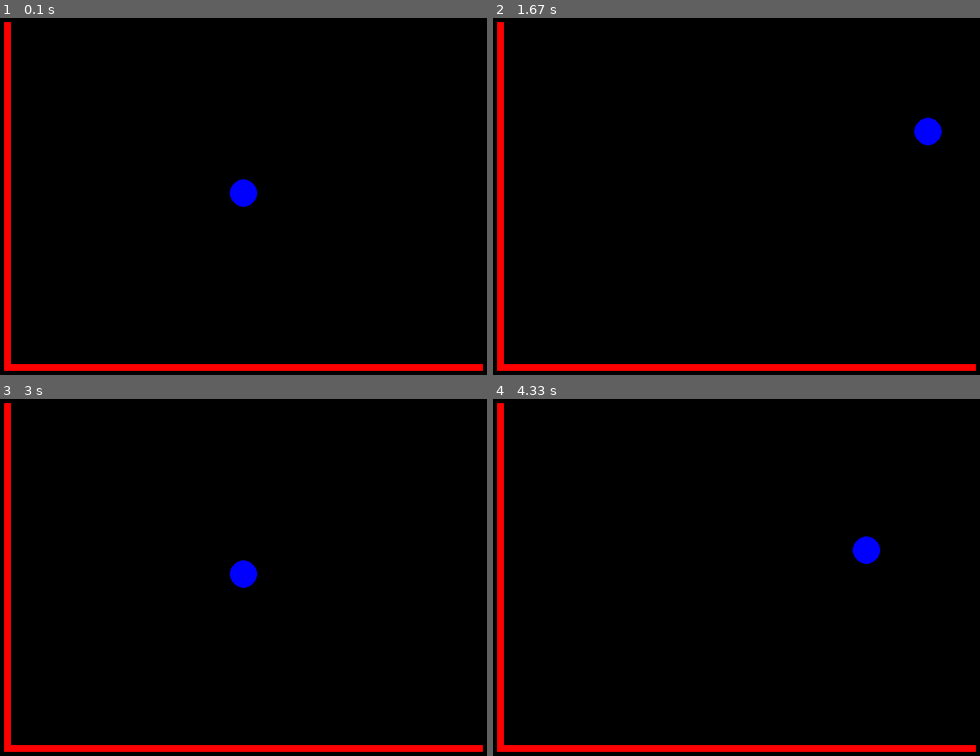
Above: before the commit, frames 1-4 (two rows, left to right).
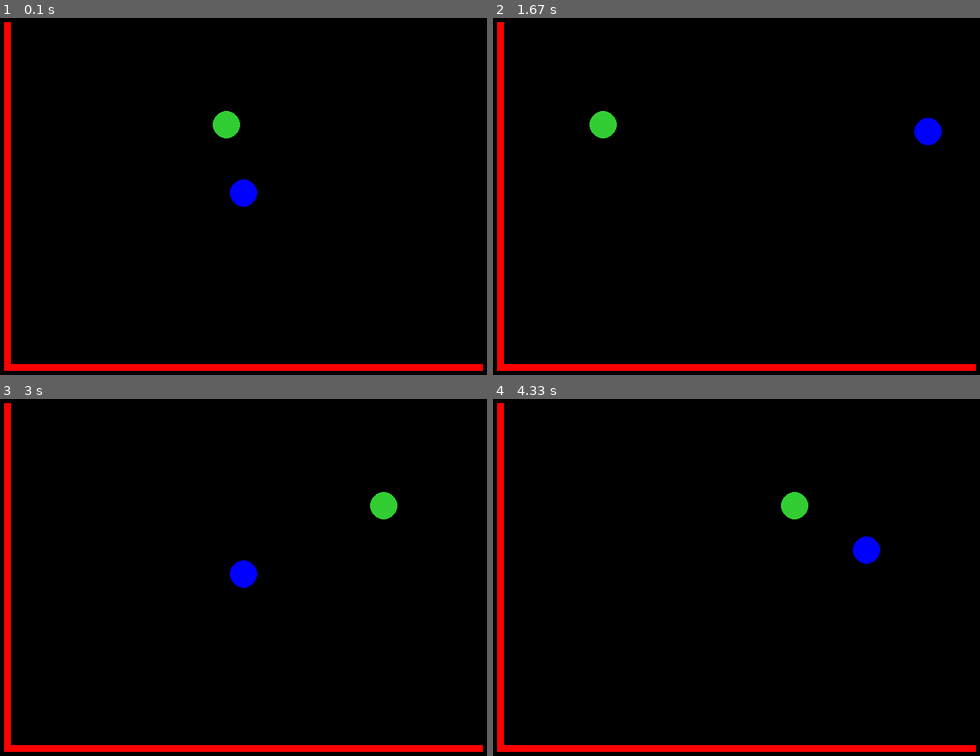
Above: after the commit, the same moments.

Repository: zhoubw/hackers-and-slashers
Game: pygame game, started from new_demo.py
Two runs of this game, one before a commit and one after it. Both use one fixed random seed, a clock stepped at 60 frames per second and the inputs below. The source is Python 2; it was converted automatically to run under Python 3.
Inputs:
- Up to frame 1 (0.1 s): no input
- Up to frame 2 (1.67 s): hold Right 0.33-0.8 s; hold Up 0.83-1.13 s; hold Right 1.17-1.63 s
- Up to frame 3 (3 s): hold Left 1.67-2.2 s; hold Down 2.23-2.53 s; hold Left 2.57-2.97 s
- Up to frame 4 (4.33 s): hold Up 3-3.37 s; hold Right 3.4-4.03 s; hold Down from 4.07 s (still down)

The runs differ from the first frame. In frame 1, 0.3% of the frame differs, in the area x 43-50%, y 26-34%; in frame 2, 0.3%; in frame 3, 0.3%; in frame 4, 0.3%.

Commit message:
Added Enemy
I added an enemy class which contains one enemy. The enemy moves back
and forth, is bound by the walls, but does not have health or do damage.

NOTE: Please only edit "new_demo.py"
I editied "pygame_demo_von.py", and then saved my changes on new_demo.

Diff:
--- a/new_demo.py
+++ b/new_demo.py
@@ -49,8 +49,26 @@
             self.pos[0] += self.speed
         pygame.draw.circle(window,(0,0,255),self.pos,self.radius)
 
+#direction: 1 v = left, 2 = right
+direction = 1
+class Enemys:
+    def __init__(self):
+        self.pos = [400,200]
+        self.radius = 20
+        self.speed = 5
+    def movement(self):
+        #direction: 1 = left, 2 = right
+        if direction == 1:
+            self.pos[0] -= self.speed
+        if direction == 2:
+           self.pos[0] += self.speed
+        pygame.draw.circle(window,(50,205,50),self.pos,self.radius)
+
+
+
+wall = wall()
 player = Player()
-wall = wall()
+enemy = Enemys()
 
 while running:
     for event in pygame.event.get():
@@ -67,10 +85,17 @@
         player.pos[1] = 70
     if player.pos[1] > 540:
         player.pos[1] = 530
+
+    if enemy.pos[0] < 60:
+        direction = 2
+    if enemy.pos[0] > 740:
+        direction = 1
+
     window.fill((0,0,0))
 
+    wall.draw()
     player.movement()
-    wall.draw()
+    enemy.movement()
 
     clock.tick(FPS)
     frames += 1
--- a/vonsfolder/pygame_demo_von.py
+++ b/vonsfolder/pygame_demo_von.py
@@ -49,8 +49,26 @@
             self.pos[0] += self.speed
         pygame.draw.circle(window,(0,0,255),self.pos,self.radius)
 
+#direction: 1 v = left, 2 = right
+direction = 1
+class Enemys:
+    def __init__(self):
+        self.pos = [400,200]
+        self.radius = 20
+        self.speed = 5
+    def movement(self):
+        #direction: 1 = left, 2 = right
+        if direction == 1:
+            self.pos[0] -= self.speed
+        if direction == 2:
+           self.pos[0] += self.speed
+        pygame.draw.circle(window,(50,205,50),self.pos,self.radius)
+
+
+
+wall = wall()
 player = Player()
-wall = wall()
+enemy = Enemys()
 
 while running:
     for event in pygame.event.get():
@@ -67,10 +85,17 @@
         player.pos[1] = 70
     if player.pos[1] > 540:
         player.pos[1] = 530
+
+    if enemy.pos[0] < 60:
+        direction = 2
+    if enemy.pos[0] > 740:
+        direction = 1
+
     window.fill((0,0,0))
 
+    wall.draw()
     player.movement()
-    wall.draw()
+    enemy.movement()
 
     clock.tick(FPS)
     frames += 1
